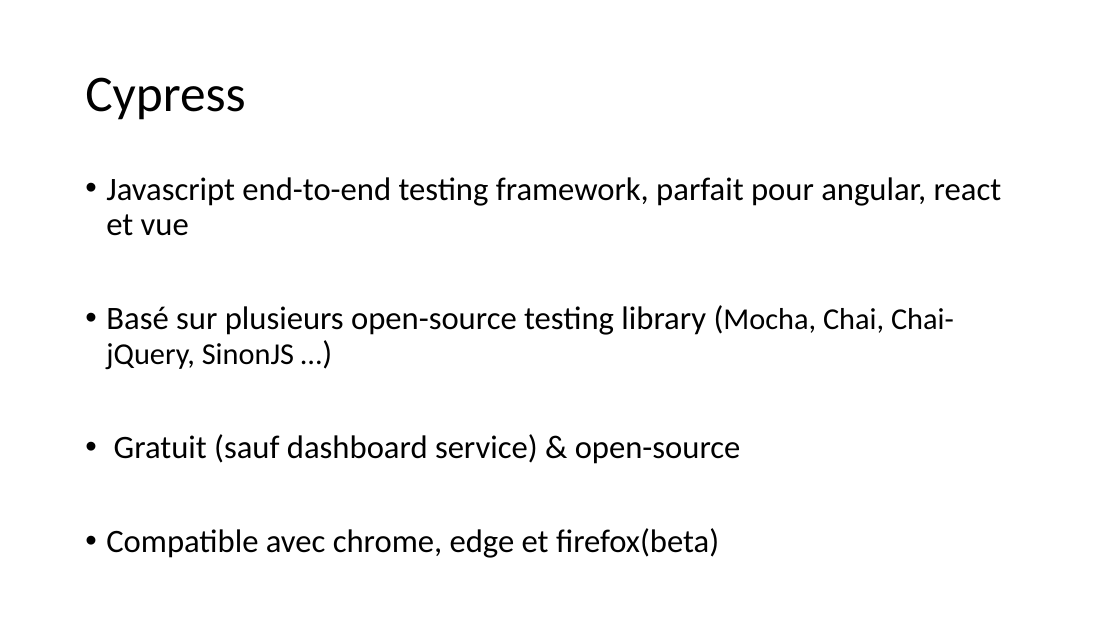
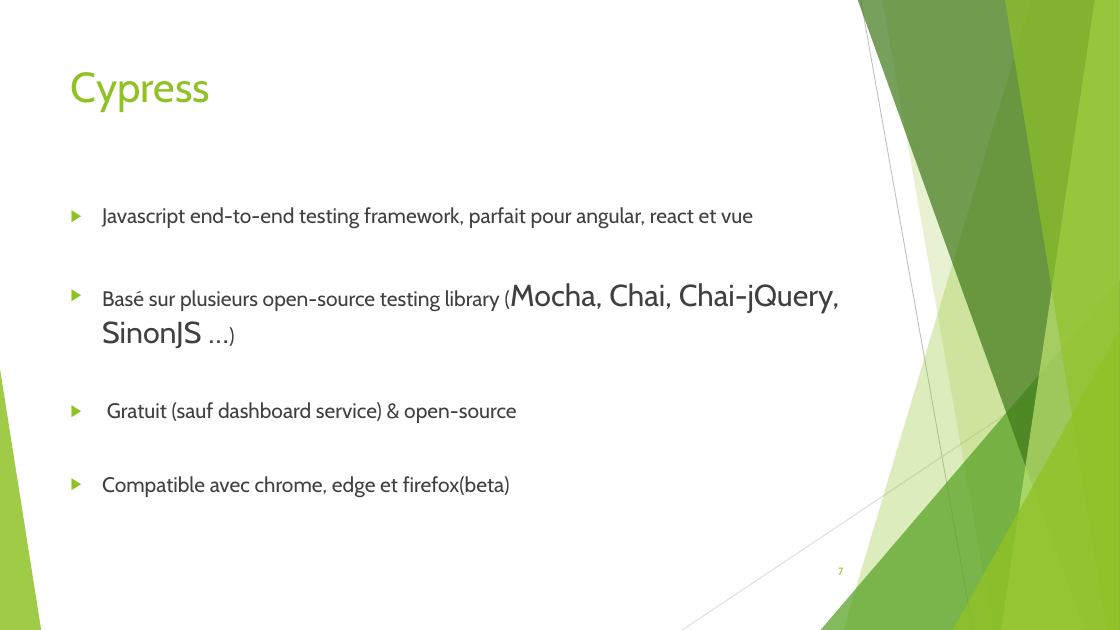
Before and after one commit to seblast312/cypress_youtube, a slide deck: slide 7 of Cypress.pptx (slide 6 before the commit). Drawn at 1120x630 pixels with LibreOffice and Linux fonts; fonts in the diff are those of the drawing. Boxes give left, top, right and bottom in pixels: in the first picture for what was removed or moved away, otherwise in the second. Text is boxed around its words. In the diff, an @@ line names an element or a change of style, - is before the commit and + after.

```diff
--- a/Cypress.pptx
+++ b/Cypress.pptx
@@ title "Cypress": place and size @@
-title "Cypress" at (85, 77, 245, 120)
+title "Cypress" at (71, 72, 210, 112)
@@ title "Cypress" at (71, 72, 210, 112): size 44 to 36 pt, font Calibri to Cabin, text colour #000000 to #90C226; line spacing 0.9 to 1; vertical alignment middle to top @@
@@ text "Javascript end-to-end testing framework, parfait ...": place and size @@
-text "Javascript end-to-end testing framework, parfait ..." at (106, 177, 1002, 558)
+text "Javascript end-to-end testing framework, parfait ..." at (102, 207, 839, 498)
@@ text "Javascript end-to-end testing framework, parfait ..." at (102, 207, 839, 498): size 28 to 18 pt in "Javascript end-to-end testing framework, parfait pour angula ...", "Basé sur plusieurs open-source testing library (Mocha, ...", "Gratuit (sauf dashboard service) & open-source", "Compatible avec chrome, edge et firefox(beta)"; font Calibri to Cabin, text colour #000000 to #404040; bullet • to ▶; line spacing 0.9 to 1 @@
@@ group added at (0, 0, 1120, 630): 5 freeform shapes, 3 triangles, 2 lines @@
@@ page number added at (838, 567, 843, 575), 9 pt, text #90C226 @@
+7
```
Also in this commit, not shown: 17 other slides changed, 4 slides added, 1 slide removed.
